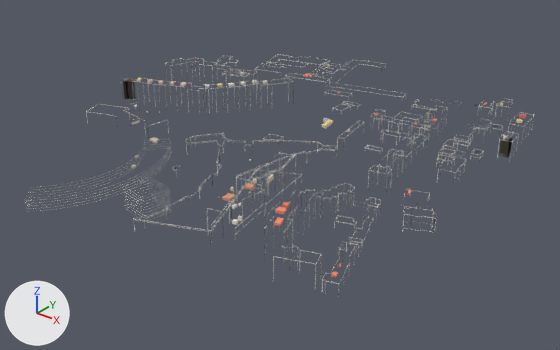
The glTF model public/tiles/lumiar/d_0_2.glb, before and after one commit.
Both versions are drawn from a camera (50 mm lens) standing at (-1102.0, 4784.0, 466.0) and looking at (-1642.0, 5459.0, 48.0). The lights are fixed; the arrows at lower left show +X, +Y and +Z. The picture after the commit comes second. Where no turn or scale is listed for an object, it has been applied to the vertices. Vertices at exactly the same position are counted once.

In view in the first picture: 'detail'.
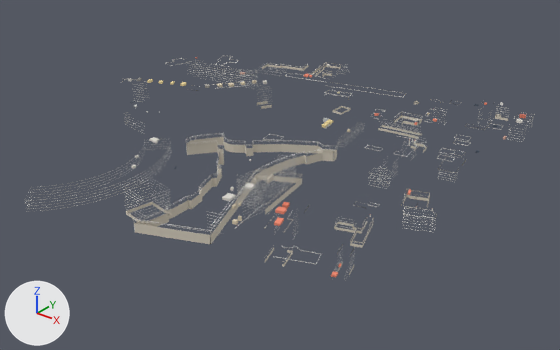
Where the newer file only moved an object's origin or applied its transform, the numbers keep the older frame.

Pixel boxes [x1, y1, x2, y2] of what changed, in the pictures (560 x 350 px):
'detail', reshaped (9% shorter): before [25, 54, 534, 297]; after [25, 55, 534, 277]
part 1 of me_detail, deleted: before [86, 54, 534, 297]
part 2 of me_detail, built on: before [131, 61, 534, 289]; after [124, 60, 534, 276]
part 3 of me_detail, recoloured: [128, 63, 523, 241] in both

What changed in the scene script:
```text
Change me_detail:
    used by ob_detail; location = (-1649.8, 5484.8, 100.8)
    remove me_detail.from_pydata(...)  # 16805 vertices, 13198 faces; spans x -254.0..254.0, y -319.0..319.0, z -30.0..30.0
    add me_detail.from_pydata(...)  # 13189 vertices, 10228 faces; spans x -254.0..254.0, y -319.0..272.0, z -31.0..30.0
    me_detail part 1: 964 loose pieces with 7846 vertices, spanning x -254.0..242.0, y -249.0..319.0, z -25.0..28.0, are deleted
    me_detail part 2: 126 vertices moved within x -242.0..253.0, y -235.0..272.0, z -30.0..23.0; 1618 vertices removed from x -243.0..253.0, y -235.0..273.0, z -30.0..28.0; 5858 vertices added at x -246.0..253.0, y -259.0..272.0, z -31.0..23.0
    me_detail part 3: 651 kept faces spanning x -246.0..232.0, y -232.0..267.0, z -22.0..26.0 get new vertex colours
    other edits to the shape of me_detail do not show in these pictures
```
